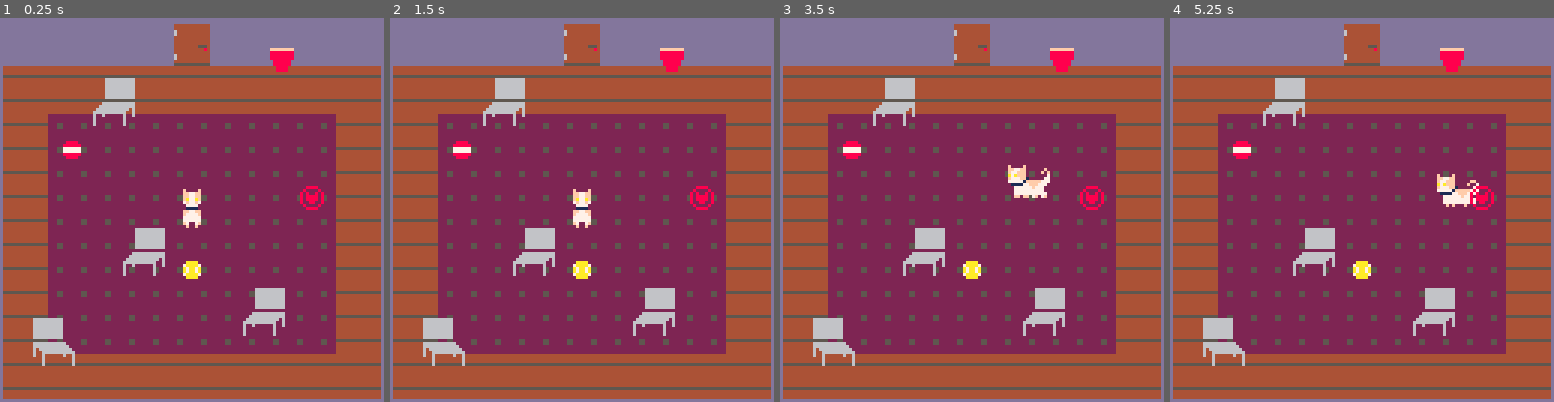
Above: before the commit, frames 1-4 (left to right).
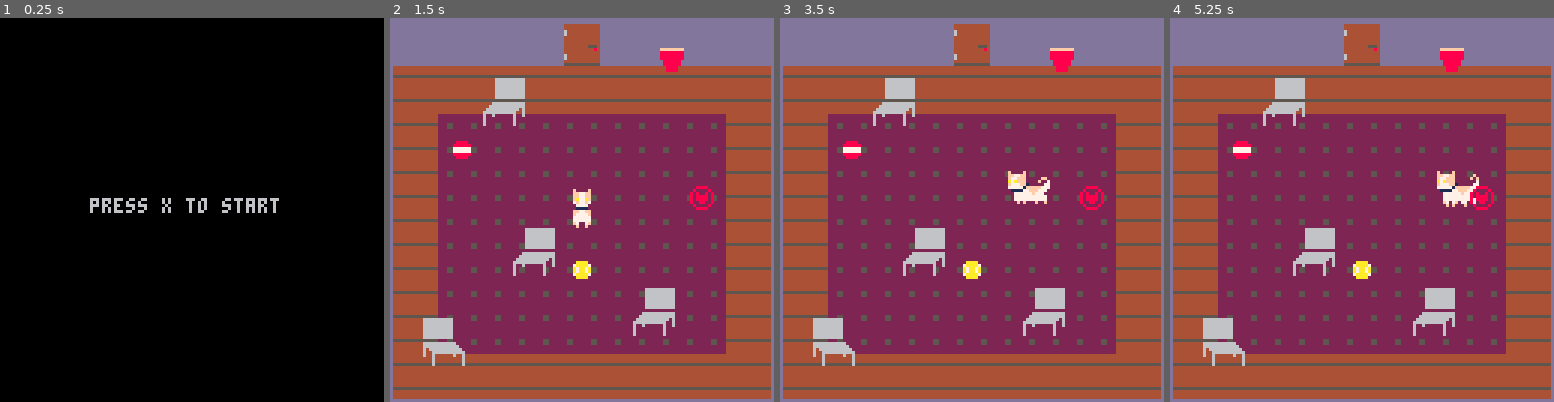
Above: after the commit, the same moments.

Repository: Mpgrime/GameDesign
Game: PICO-8 cartridge catgame.p8
The game is run twice, just before and just after one commit, with the same random seed, the same clock (stepped at 60 frames per second) and the same inputs.
Inputs:
- Up to frame 1 (0.25 s): no input
- Up to frame 2 (1.5 s): tap X (X key) at 0.33, 1.07 s
- Up to frame 3 (3.5 s): hold Right 1.6-2.1 s; tap X (X key) at 1.85, 2.97 s; hold Up 2.15-2.42 s; hold Right 2.47-3.03 s; hold Left from 3.08 s (still down)
- Up to frame 4 (5.25 s): release Left at 3.58 s; hold Down 3.63-3.97 s; hold Right 4.02-4.68 s; tap X (X key) at 4.08, 5.2 s; hold Up 4.73-5.03 s; hold Left from 5.08 s (still down)

The runs differ from the first frame. In frame 1, 100% of the frame differs, in the area x 0-100%, y 0-100%; in frame 2, nothing differs; in frame 3, 0.6%; in frame 4, 0.3%.

Commit message:
Updated code with map and camera
Manually copied/pasted Xan's updated and more organized code into the main branch, then added what I worked with onto the code. Template of the house is done and camera follows the player room-by-room.

Diff:
--- a/catgame.p8
+++ b/catgame.p8
@@ -5,7 +5,38 @@
 --cat game
 --by xan weatherholtz, matthew grimelli, malik hill, marjon ward
 
+--global variable
+flist = {0,0,0}
+
 function _init()
+ title_init()
+end
+
+
+function _update()
+
+end
+
+
+function _draw()
+
+end
+-->8
+--[init tab]
+
+--start for title screen
+function title_init()
+	--states
+	_update = title_update
+	_draw = title_draw
+end
+
+--start of room1 gameplay
+function game_init()
+	--set state
+	_update = game_update
+	_draw = map_draw
+
  frame=1
  pose=7 --frame when still
 
@@ -42,21 +73,40 @@
 	frame={89,73,90,74},w=8,h=8, -- frames and hitbox
 	unlocked=false -- open or not
  }
- --stage class
- stage = {
-	map = {},
-	props = {}
-
+
+  --level class/table (currently unused, but will probably be useful)
+ level={"house","forest","factory"}
+
+  --house class/table
+ house={
+	  rx={0,32,16,48,16,48}, --x-pos for rooms/screen house level (remember it uses top-left corner)
+	  ry={0,0,0,0,16,16}, --y-pos for rooms/screen of house level
+	  props={}
  }
+
+ --unused classes for future levels
+ forest={}
+ facotry={}
 	--is the puzzle solved
 	puzSolve = false
 	--showEnd
 	showEnd = false
 	stage = 0
-end
-
-function _update()
- flist={pose,pose,pose} --if no buttons pressed, canmove=true
+
+end
+-->8
+--[update tab]
+
+--when on title screen
+function title_update()
+	if btnp(❎) then
+		game_init()
+	end
+end
+
+--when in room gameplay
+function game_update()
+	flist={pose,pose,pose} --if no buttons pressed, canmove=true
 
 	--frame change
  if frame<3.9 then
@@ -67,23 +117,14 @@
  for i=1,4 do
  	if collision(cat.x,cat.y,cat.w,cat.h, door.x[i],door.y[i],door.w,door.h)
 	and door.unlocked == true then
-		stage = 1
+		cat.x=312
+		cat.y=111
 	end
 end
  player_ctrl()
+ stage_check(cat,house)
  signswitch()
 end
-
-function _draw()
-
-	cls(12)
- 	map(0,0,0,0,16,16) --draws map
- 	player_draw()
- 	props_draw()
-
-end
--->8
---[update tab]
 
 function player_ctrl()
 --arrow controls
@@ -96,9 +137,9 @@
  			canmove=false
  		end
 		--if col w/ mapedge, can't move:
-		if cat.y-1 < 3 then
-			canmove = false
-		end
+		--if cat.y-1 < 3 then
+		--	canmove = false
+		--end
  		--if col w/ ball, ball moves:
  		if i<3 and collision(cat.x,cat.y-1,cat.w,cat.h,
  		ball.x[i],ball.y[i],ball.w,ball.h) then
@@ -131,9 +172,9 @@
  			canmove=false
  		end
 		--if col w/ mapedge, can't move:
-		if cat.y + 1 > 115 then
-			canmove = false
-		end
+		--if cat.y + 1 > 115 then
+		--	canmove = false
+		--end
  		--if col w/ ball, ball moves:
  		if i<3 and collision(cat.x,cat.y+1,cat.w,cat.h,
  		ball.x[i],ball.y[i],ball.w,ball.h) then
@@ -160,9 +201,9 @@
  			canmove=false
  		end
 		-- if col w/ mapedge, can't move:
-		if cat.x - 1 < 0 then
-			canmove = false
-		end
+		--if cat.x - 1 < 0 then
+		--	canmove = false
+		--end
  		--if col w/ ball, ball moves:
  		if i<3 and collision(cat.x-1,cat.y,cat.w,cat.h,
  		ball.x[i],ball.y[i],ball.w,ball.h) then
@@ -192,9 +233,9 @@
  			canmove=false
  		end
 		--if col w/map edge, can't move:
-		if cat.x + 1 == 115 then
-			canmove = false
-		end
+		--if cat.x + 1 == 115 then
+		--	canmove = false
+		--end
  		--if col w/ ball, ball moves:
  		if i<3 and collision(cat.x+1,cat.y,cat.w,cat.h,
  		ball.x[i],ball.y[i],ball.w,ball.h) then
@@ -217,6 +258,41 @@
  	pose=1
  	cat.flipped=true --backwards ⬅️ sprite
  end
+end
+
+--by inputting the player(cat) and the stage,
+--this function checks which screen/room the player is at.
+function stage_check(p,s)
+	local playertilex=flr(p.x/128)*16
+	local playertiley=flr(p.y/128)*16
+	local screen = 0
+
+	if (playertilex==s.rx[1])
+	and (playertiley==s.ry[1]) then
+		screen = 1 --starting room
+	end
+	if (playertilex==s.rx[2])
+	and (playertiley==s.ry[2]) then
+		screen = 2 --central room
+	end
+	if (playertilex==s.rx[3])
+	and (playertiley==s.ry[3]) then
+		screen = 3 --leftmost room
+	end
+	if (playertilex==s.rx[4])
+	and (playertiley==s.ry[4]) then
+		screen = 4 --rightmost room
+	end
+	if (playertilex==s.rx[5])
+	and (playertiley==s.ry[5]) then
+		screen = 5 --down from room3
+	end
+	if (playertilex==s.rx[6])
+	and (playertiley==s.ry[6]) then
+		screen = 6 --down from room4
+	end
+
+	return screen
 end
 
 --sign turns green when red ball touches it
@@ -260,6 +336,21 @@
 -->8
 --[draw tab]
 
+--draws title screen stuff
+function title_draw()
+	cls()
+	print("press x to start", 30, 60)
+end
+
+--draws first room map
+function map_draw()
+	cls(12)
+ map(0,0,0,0,128,64) --draws map
+ room_cam(cat)
+ player_draw()
+ props_draw()
+end
+
 function player_draw()
 --🐱 cat sprite:
  spr(flist[flr(frame)],cat.x,cat.y,cat.size,cat.size,cat.flipped)
@@ -300,6 +391,14 @@
  spr(door.frame[4],door.x[4],door.y[4])
  --magic sign
  spr(msign.frame,msign.x,msign.y,msign.size,msign.size)
+end
+
+--changes the camera to whichever screen/room...
+--the player is moving towards to.
+function room_cam(p)
+	local mapx=flr(p.x/128)*16
+	local mapy=flr(p.y/128)*16
+	camera(mapx*8,mapy*8)
 end
 __gfx__
 000000000000000000000000000000000000000000000000000000000000000000000000000000000000000000000f0000f00000000000000000000000000000
